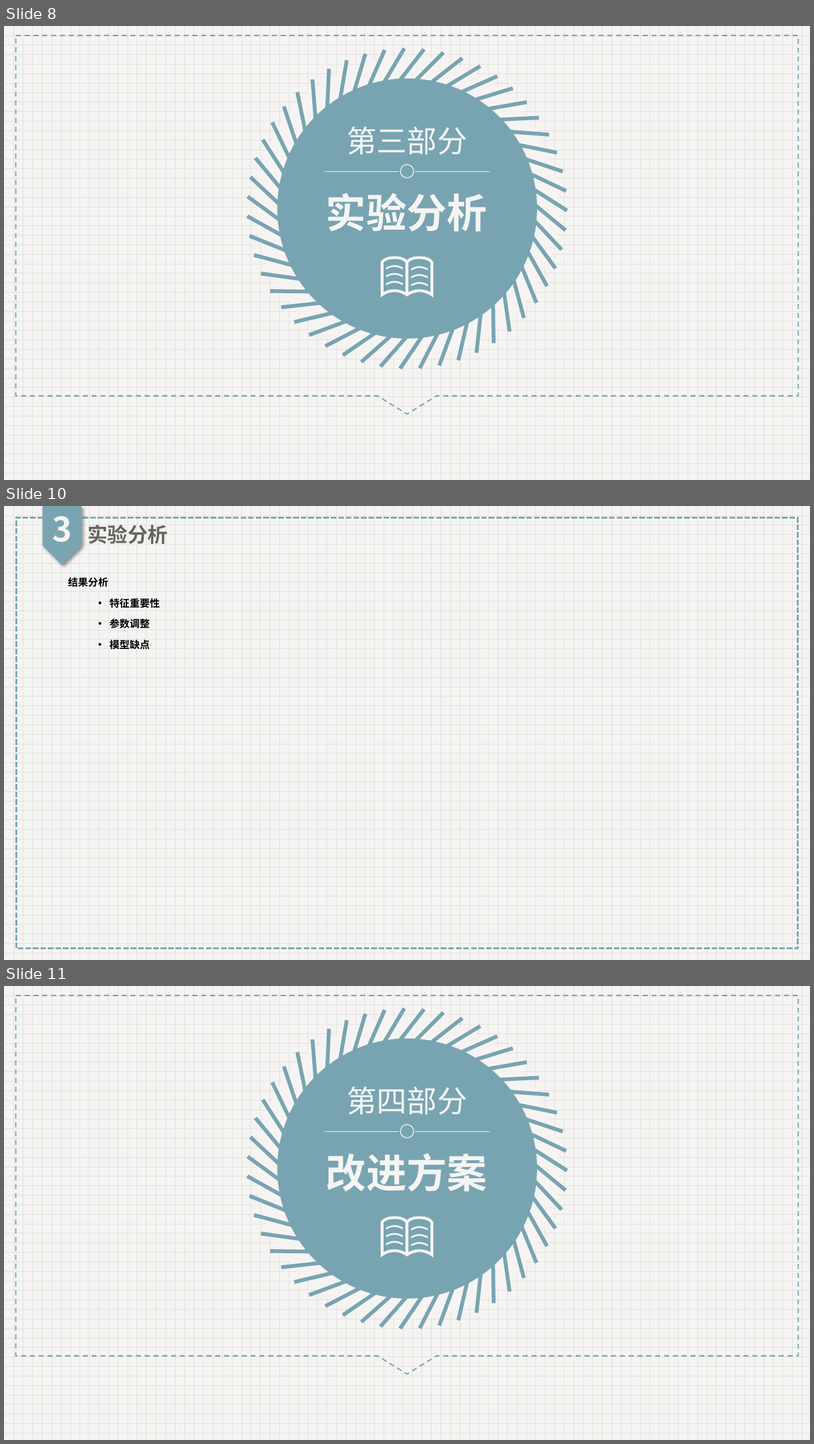
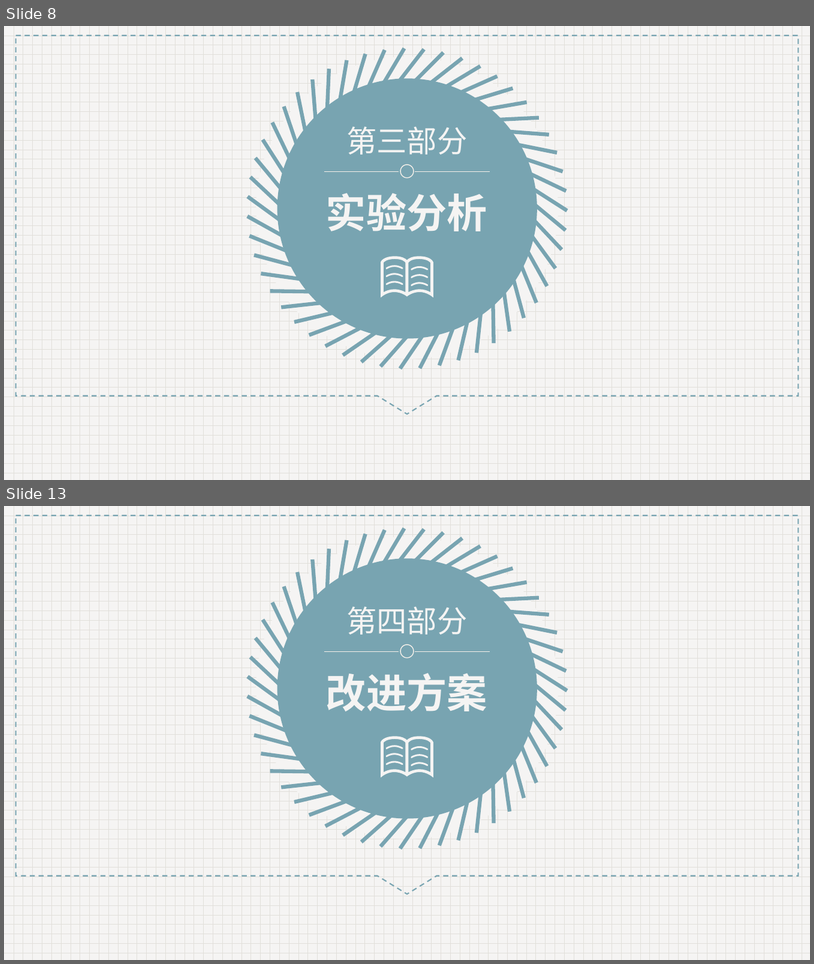
Before and after one commit to HannanKan/DM-Class-Project, a slide deck: resources/ppts/第3次.pptx. Shown one above the other, each under a label of ours: slides 8, 10 and 11 before the commit, slides 8 and 13 after it; the slides between them are not shown. The pictures are 814x1444 and 814x964 pixels, drawn with LibreOffice and Linux fonts; fonts in the diff are those of the drawing; background and template pictures are left out. Boxes give left, top, right and bottom in pixels: in the first picture for what was removed or moved away, otherwise in the second. Text is boxed around its words. In the diff, an @@ line names an element or a change of style, - is before the commit and + after.

```diff
--- a/resources/ppts/第3次.pptx
+++ b/resources/ppts/第3次.pptx
@@ slide 10 removed at bbox=[4, 506, 810, 960], background pattern #E1DFDA on #F5F4F3 @@
@@ rectangle removed at bbox=[16, 517, 798, 948] @@
@@ pentagon arrow removed at bbox=[43, 506, 81, 565] @@
@@ text removed at bbox=[52, 516, 72, 542] @@
-3
@@ text removed at bbox=[87, 525, 168, 544] @@
-实验分析
@@ text removed at bbox=[68, 577, 160, 649] @@
-结果分析
-  • 特征重要性
-  • 参数调整
-  • 模型缺点
@@ what was slide 11 is now slide 13 @@
```
Also in this commit, not shown: 4 slides changed, 3 slides added, 6 other files.
